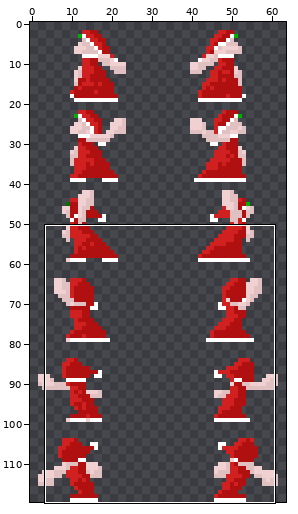
Two versions of one sprite sheet, data/external/styles/xmas/lemmings-hr/thrower.png. The picture above shows the old version from afar; the outline marks the close-up.
Close-up. The starting point:
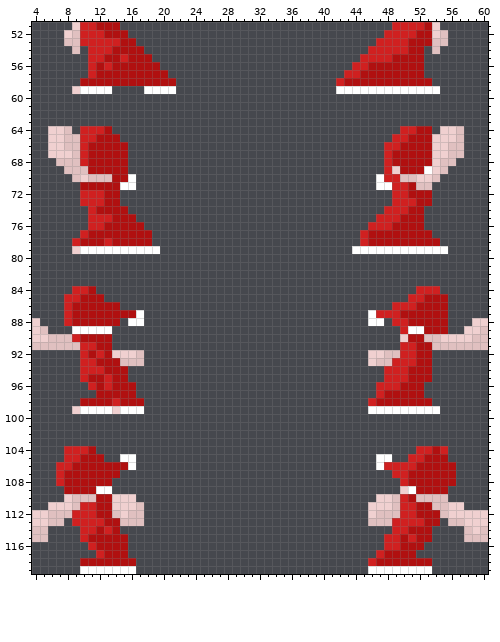
The file is 64x120 pixels. Shown: x 4..60, y 51..119. The commit also changed other parts of the picture, which this record leaves out.
After the commit:
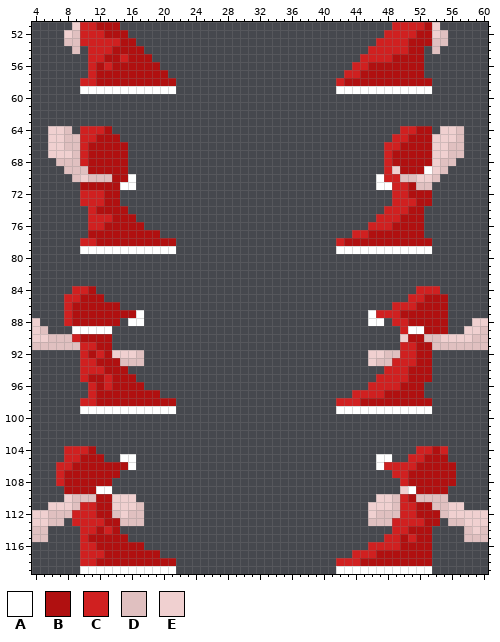
Palette (. is transparent): A #ffffff  B #b01010  C #d02020  D #e0c0c0  E #f0d0d0
From old to new:
The edit adds colour A in row 59 at x 14 to 17; in row 79 at x 20 to 21 and 42 to 43; in row 99 at x 18 to 21 and 42 to 45; in row 119 at x 17 to 21 and 42 to 45.
Colour E gives way to colour A in row 99 at x 14.
The edit adds colour B in row 77 at x 19; in row 78 at x 19 to 21 and 43 to 44; in row 95 at x 16; in row 96 at x 17; in row 97 at x 17 to 19; in row 98 at x 18 to 21 and 45.
The edit adds colour B in row 116 at x 16 to 17 and 53; in row 117 at x 16 to 19 and 52 to 53; in row 118 at x 17 to 21 and 45.
Colour C gives way to colour B in row 78 at x 13 and 45; in row 98 at x 14 and 46; in row 117 at x 47; in row 118 at x 46.
The edit adds colour C in row 77 at x 44; in row 78 at x 42; in row 95 at x 47; in row 96 at x 46; in row 97 at x 11 and 44 to 46; in row 98 at x 42 to 44.
The edit adds colour C in row 116 at x 10 and 46 to 47; in row 117 at x 10 to 11 and 44 to 46; in row 118 at x 42 to 44.
Colour B gives way to colour C in row 58 at x 10 to 11; in row 78 at x 10 to 11; in row 98 at x 10 to 11; in row 118 at x 10 to 11.
Colour A is removed in row 59 at x 54; in row 79 at x 54 to 55; in row 99 at x 54.
Colour B is removed in row 77 at x 53; in row 78 at x 54.
Colour C is removed in row 77 at x 10; in row 78 at x 9.
Colour E is removed in row 59 at x 9; in row 79 at x 9; in row 99 at x 9.
